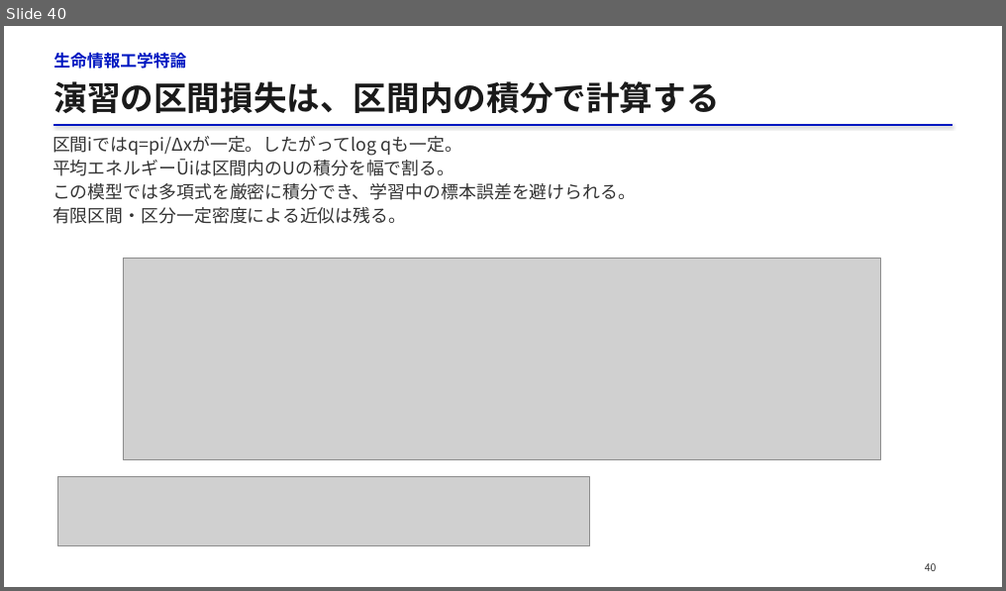
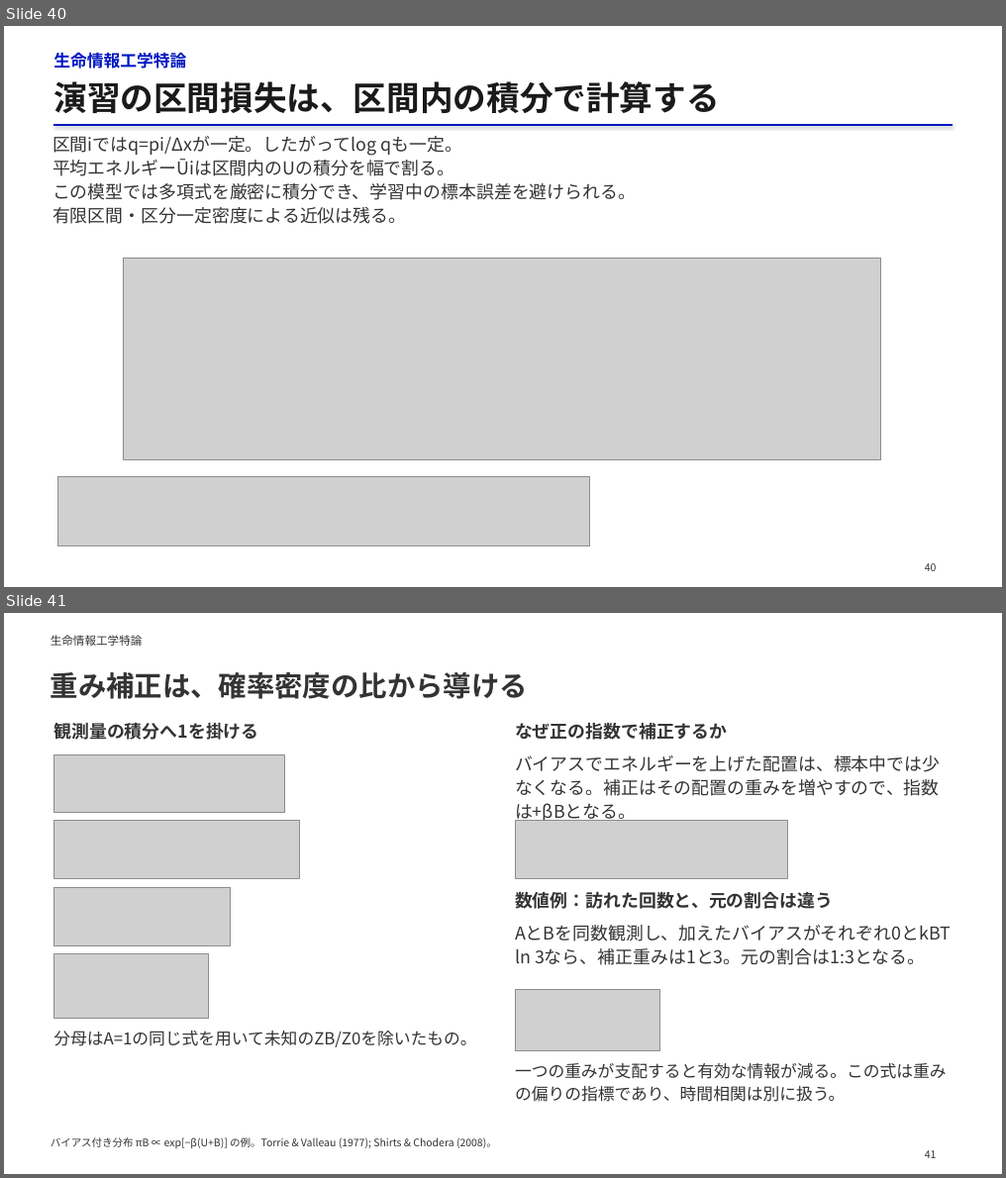
Before and after one commit to matsunagalab/lecture_bioinfo, a slide deck: 13_構造集団を生成するAI/13_構造集団を生成するAI.pptx. Shown one above the other, each under a label of ours: slide 40 before the commit, slides 40 and 41 after it. The pictures are 1006x591 and 1006x1178 pixels, drawn with LibreOffice and Linux fonts; fonts in the diff are those of the drawing; grey boxes stand for pictures. Boxes give left, top, right and bottom in pixels: in the first picture for what was removed or moved away, otherwise in the second. Text is boxed around its words. In the diff, an @@ line names an element or a change of style, - is before the commit and + after.

Commit message:
第13回の研究図と生成分布の説明を改善

```diff
--- a/13_構造集団を生成するAI/13_構造集団を生成するAI.pptx
+++ b/13_構造集団を生成するAI/13_構造集団を生成するAI.pptx
@@ slide 41 added at [4,613,1002,1174], background #FFFFFF @@
@@ text added at [51,635,143,646], 11 pt, text #333333 @@
+生命情報工学特論
@@ text added at [51,672,528,699], 27 pt, text #333333, bold @@
+重み補正は、確率密度の比から導ける
@@ text added at [54,723,258,740], 17 pt, text #333333, bold @@
+観測量の積分へ1を掛ける
@@ text added at [515,723,728,740], 17 pt, text #333333, bold @@
+なぜ正の指数で補正するか
@@ picture added at [54,755,285,812] @@
@@ text added at [515,756,940,824], 17 pt, text #333333 @@
+バイアスでエネルギーを上げた配置は、標本中では少なくなる。補正はその配置の重みを増やすので、指数は+βBとなる。
@@ picture added at [54,820,300,878] @@
@@ picture added at [515,820,788,878] @@
@@ picture added at [54,887,230,946] @@
@@ text added at [515,892,833,909], 17 pt, text #333333, bold @@
+数値例：訪れた回数と、元の割合は違う
@@ text added at [515,925,950,965], 17 pt, text #333333 @@
+AとBを同数観測し、加えたバイアスがそれぞれ0とkBT ln 3なら、補正重みは1と3。元の割合は1:3となる。
@@ picture added at [54,955,209,1018] @@
@@ picture added at [515,989,659,1051] @@
@@ text added at [54,1031,476,1048], 16 pt, text #333333 @@
+分母はA=1の同じ式を用いて未知のZB/Z0を除いたもの。
@@ text added at [515,1063,946,1102], 16 pt, text #333333 @@
+一つの重みが支配すると有効な情報が減る。この式は重みの偏りの指標であり、時間相関は別に扱う。
@@ text added at [51,1138,497,1150], 10 pt, text #333333 @@
+バイアス付き分布 πB ∝ exp[−β(U+B)] の例。Torrie & Valleau (1977); Shirts & Chodera (2008)。
@@ text added at [925,1151,937,1158], 10 pt, text #333333 @@
+41
```
Also in this commit, not shown: 13 slides changed, 9 other slides added, 10 slides removed, 2 other files.
